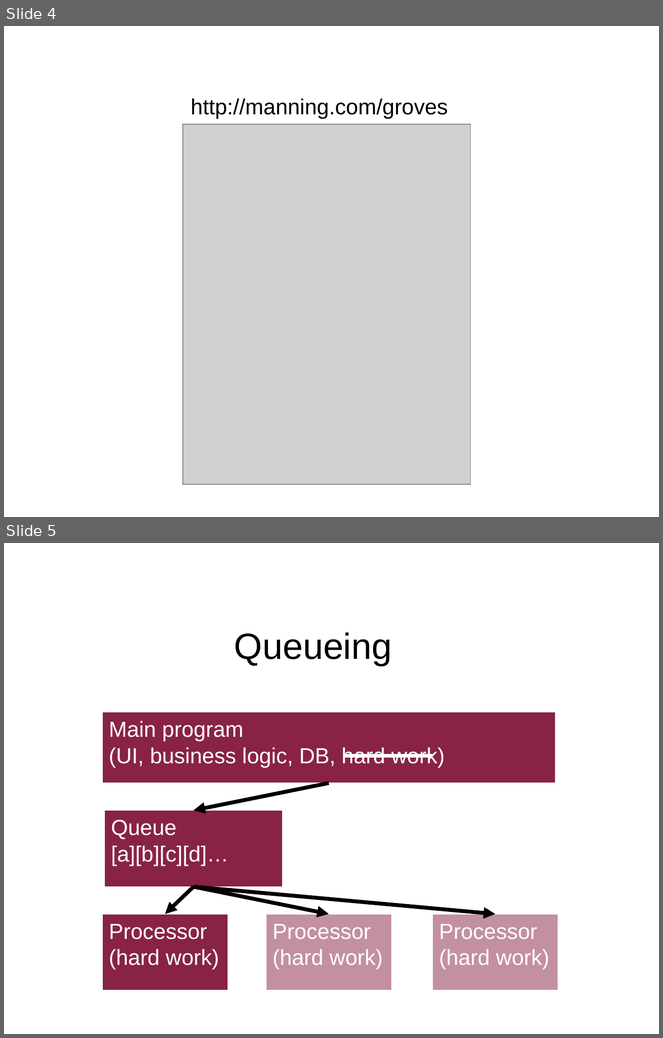
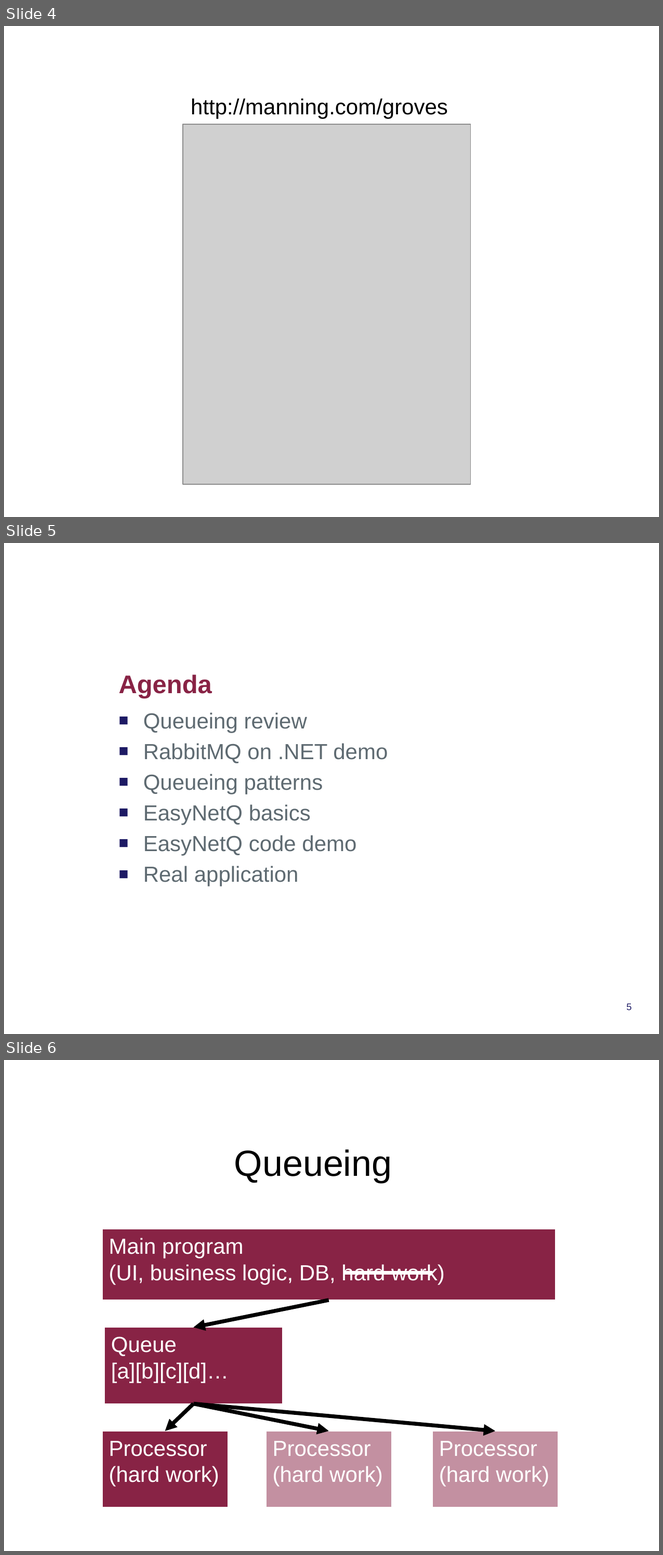
Before and after one commit to mgroves/RabbitEasyNetQ, a slide deck: slides.pptx. Shown one above the other, each under a label of ours: slides 4 and 5 before the commit, slides 4, 5 and 6 after it. The pictures are 663x1038 and 663x1555 pixels, drawn with LibreOffice and Linux fonts; fonts in the diff are those of the drawing; grey boxes stand for pictures; background and template pictures are left out. Boxes give left, top, right and bottom in pixels: in the first picture for what was removed or moved away, otherwise in the second. Text is boxed around its words. In the diff, an @@ line names an element or a change of style, - is before the commit and + after.

```diff
--- a/slides.pptx
+++ b/slides.pptx
@@ slide 5 added at bbox=[4, 543, 659, 1034], background picture (left out) @@
@@ title added at bbox=[118, 675, 211, 698], 28 pt, text #882345, bold @@
+Agenda
@@ text added at bbox=[143, 713, 388, 887], 24 pt, text #5E6A71 @@
+■ Queueing review
+■ RabbitMQ on .NET demo
+■ Queueing patterns
+■ EasyNetQ basics
+■ EasyNetQ code demo
+■ Real application
@@ page number added at bbox=[626, 1004, 632, 1010], 10.5 pt, text #1D1A64 @@
+5
@@ what was slide 5 is now slide 6 @@
```
Also in this commit, not shown: 1 slide changed, 5 other files.
